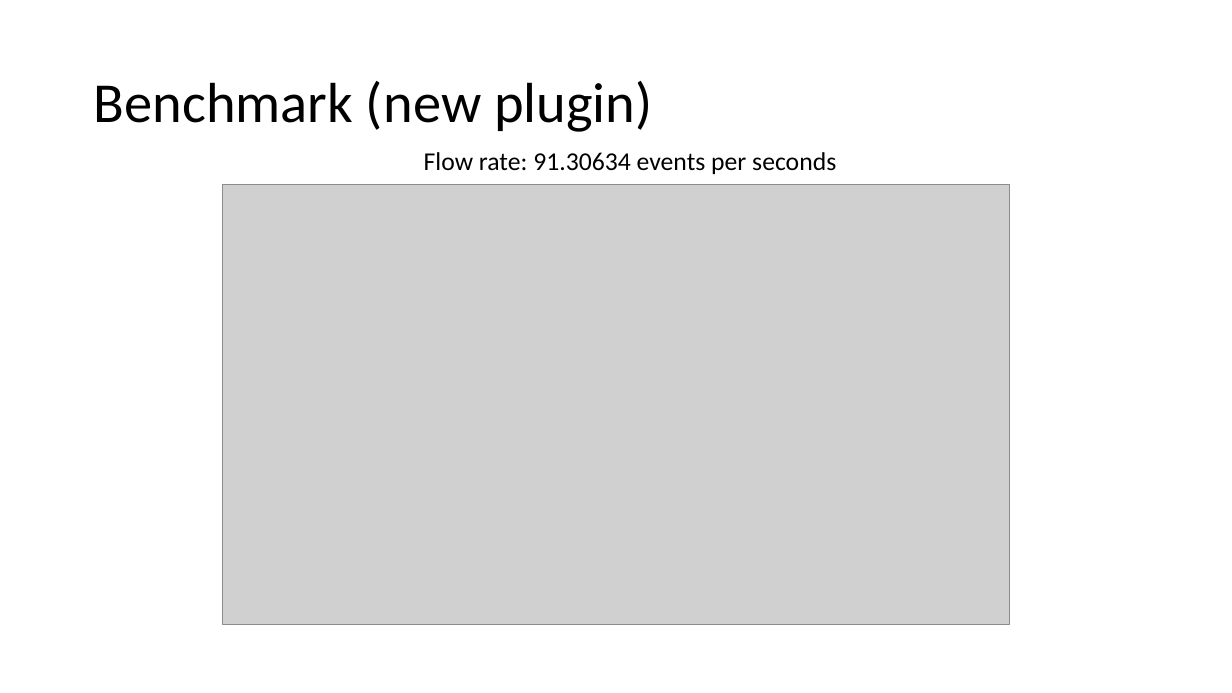
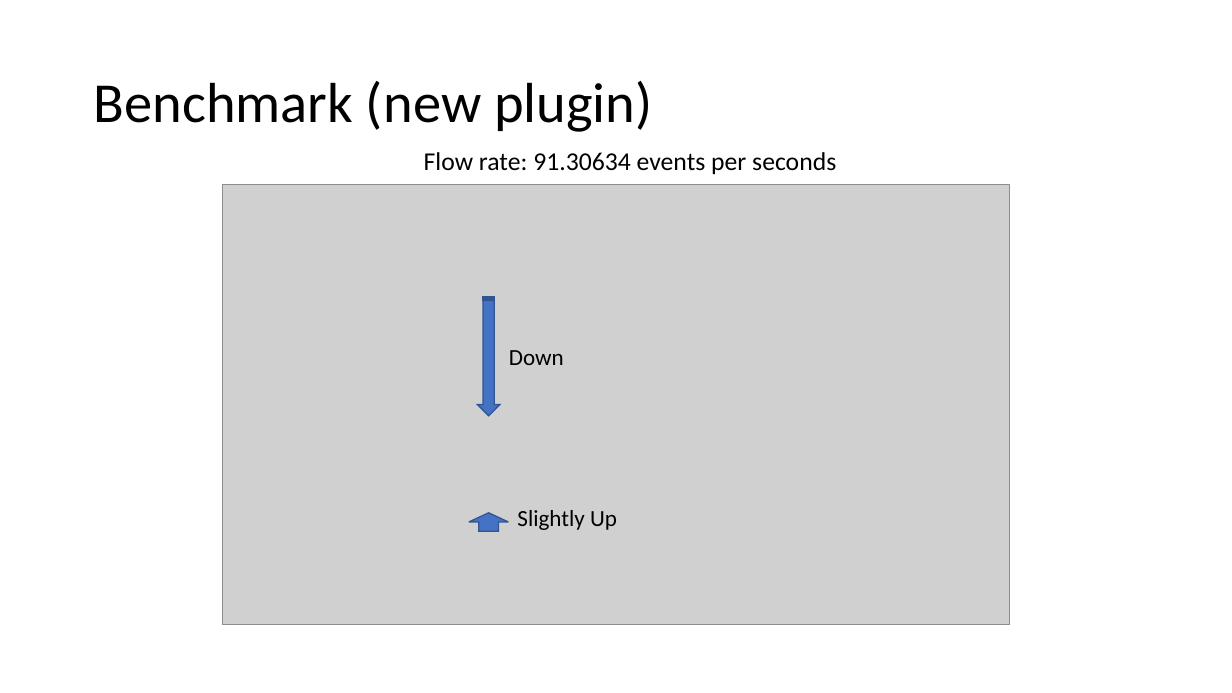
Before and after one commit to cosmo0920/fluentd-meetup-slide-20190717, a slide deck: slide 33 of Fluentd meetup 2019.pptx. Drawn at 1232x693 pixels with LibreOffice and Linux fonts; fonts in the diff are those of the drawing; grey boxes stand for pictures. Boxes give left, top, right and bottom in pixels: in the first picture for what was removed or moved away, otherwise in the second. Text is boxed around its words. In the diff, an @@ line names an element or a change of style, - is before the commit and + after.

```diff
--- a/Fluentd meetup 2019.pptx
+++ b/Fluentd meetup 2019.pptx
@@ striped right arrow added at (478, 298, 500, 416), fill #4472C4, outline #325491 1 pt @@
@@ text added at (509, 350, 564, 365), 18 pt, text #000000 @@
+Down
@@ up arrow added at (469, 513, 508, 531), fill #4472C4, outline #325491 1 pt @@
@@ text added at (517, 510, 617, 530), 18 pt, text #000000 @@
+Slightly Up
```
Also in this commit, not shown: 2 other slides changed.
